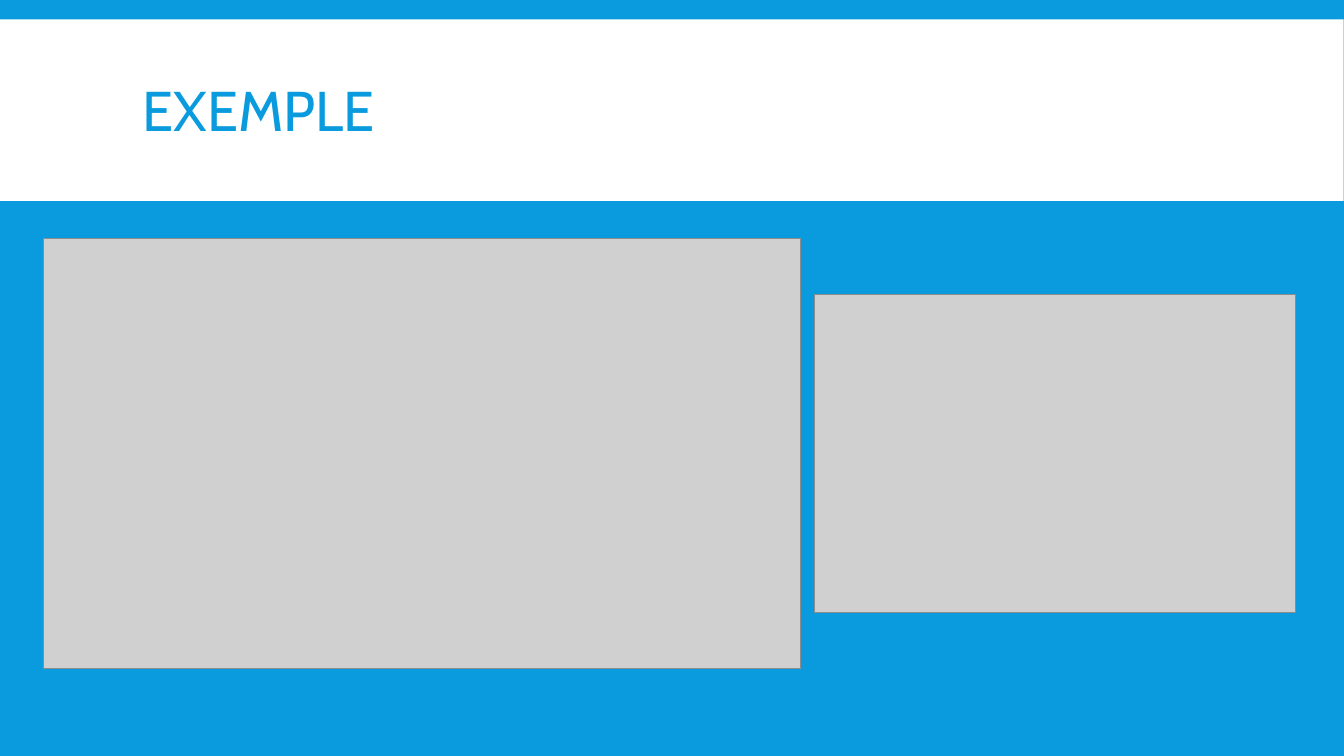
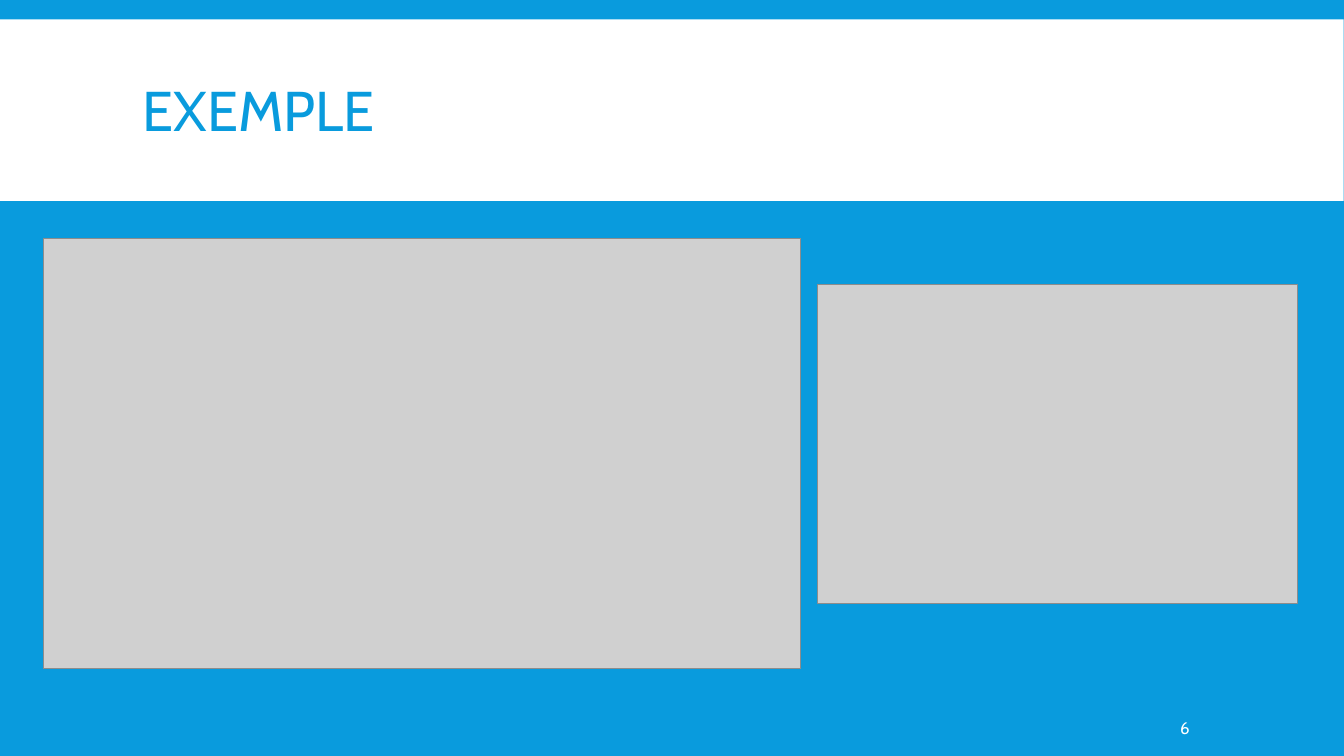
Before and after one commit to BastienClement/Sokonet, a slide deck: slide 6 of Commande.pptx. Drawn at 1344x756 pixels with LibreOffice and Linux fonts; fonts in the diff are those of the drawing; grey boxes stand for pictures. Boxes give left, top, right and bottom in pixels: in the first picture for what was removed or moved away, otherwise in the second. Text is boxed around its words. In the diff, an @@ line names an element or a change of style, - is before the commit and + after.

```diff
--- a/Commande.pptx
+++ b/Commande.pptx
@@ picture: place and size @@
-picture at [815,294,1296,613]
+picture at [818,285,1299,604]
@@ page number added at [1180,722,1190,735], 12 pt, text #FFFFFF @@
+6
```
Also in this commit, not shown: 11 other slides changed.
